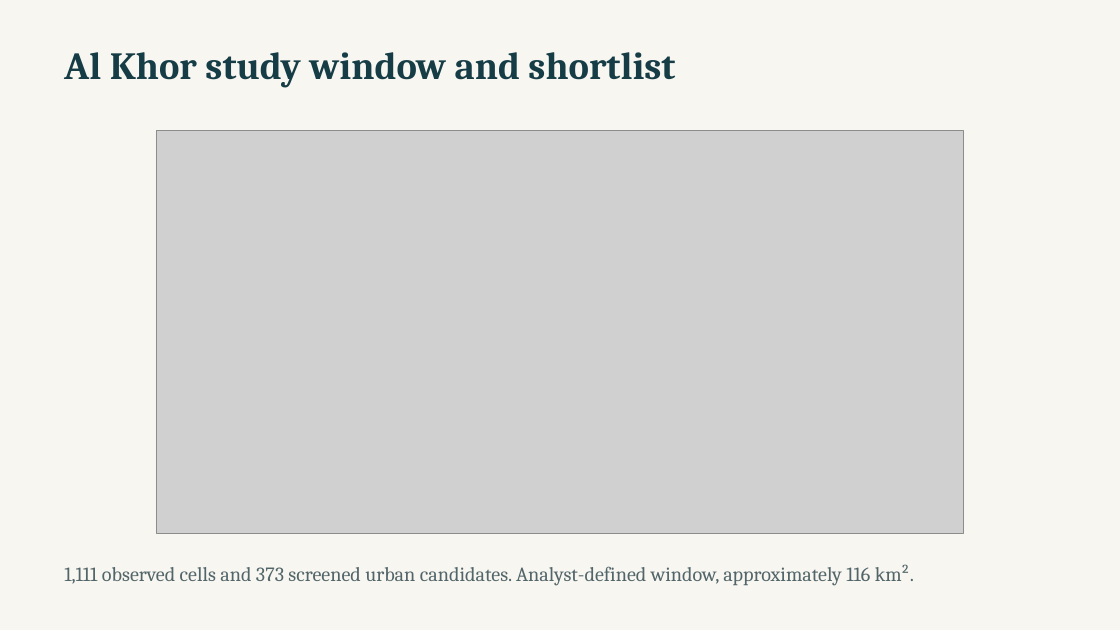
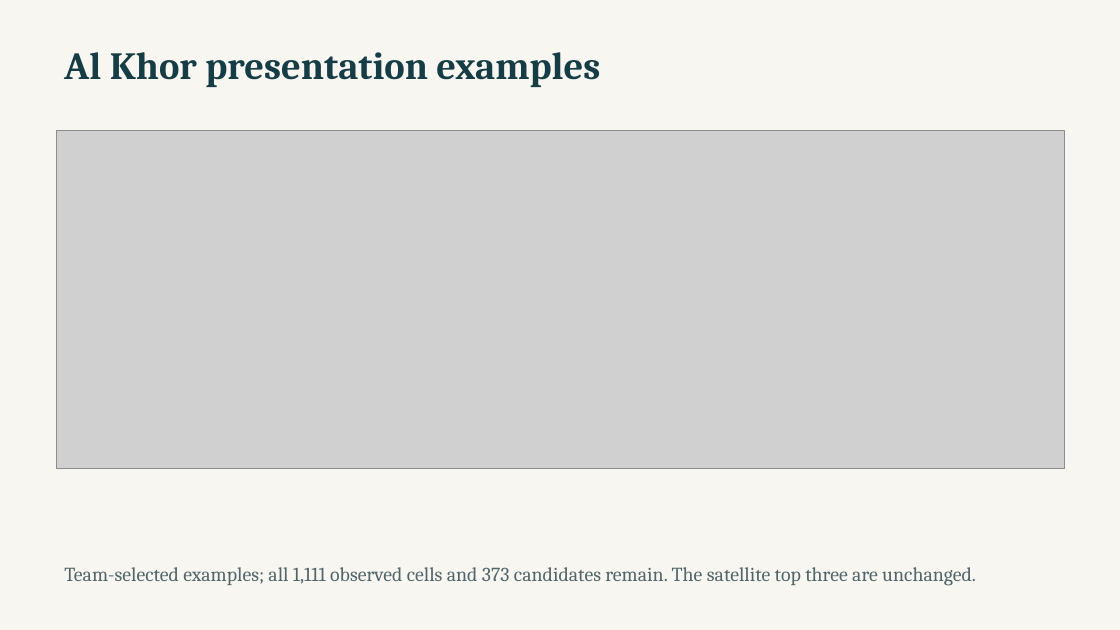
Before and after one commit to NasserAlhuri/spaceHacathon, a slide deck: slide 6 of docs/UrbanHeat-AlKhor-Pitch.pptx. Drawn at 1120x630 pixels with LibreOffice and Linux fonts; fonts in the diff are those of the drawing; grey boxes stand for pictures. Boxes give left, top, right and bottom in pixels: in the first picture for what was removed or moved away, otherwise in the second. Text is boxed around its words. In the diff, an @@ line names an element or a change of style, - is before the commit and + after.

```diff
--- a/docs/UrbanHeat-AlKhor-Pitch.pptx
+++ b/docs/UrbanHeat-AlKhor-Pitch.pptx
@@ text at [64,52,600,87]: text changed @@
-Al Khor study window and shortlist
+Al Khor presentation examples
@@ picture: place and size @@
-picture at [157,130,964,534]
+picture at [56,130,1065,469]
@@ text at [64,567,976,586]: text changed; size 17.2 to 17 pt @@
-1,111 observed cells and 373 screened urban candidates. Analyst-defined window, approximately 116 km².
+Team-selected examples; all 1,111 observed cells and 373 candidates remain. The satellite top three are unchanged.
```
Also in this commit, not shown: 4 other slides changed, 44 other files.
